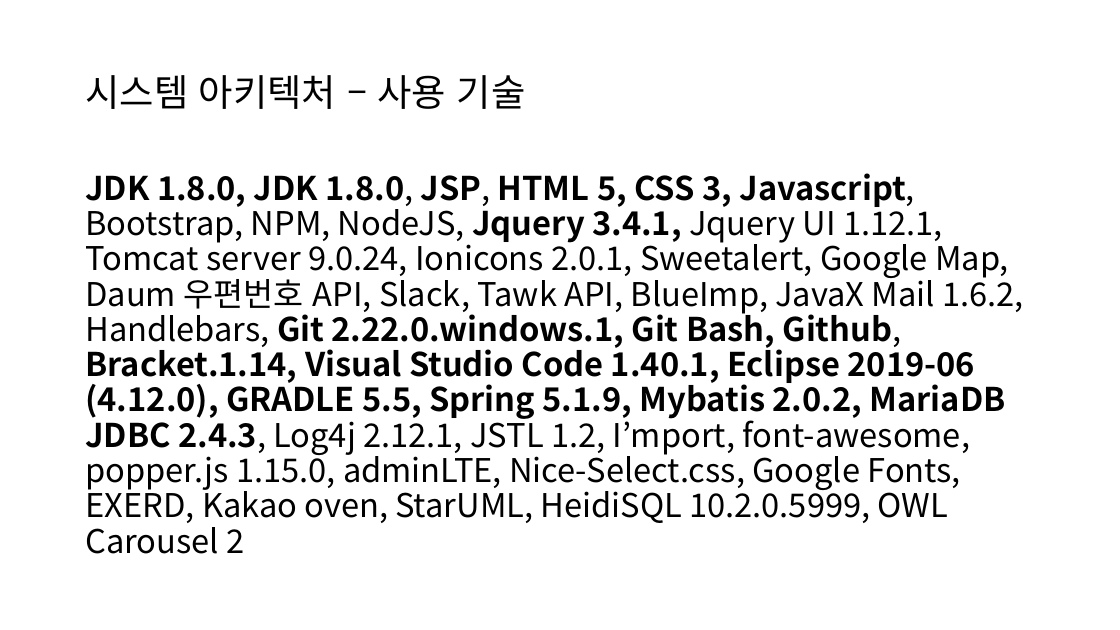
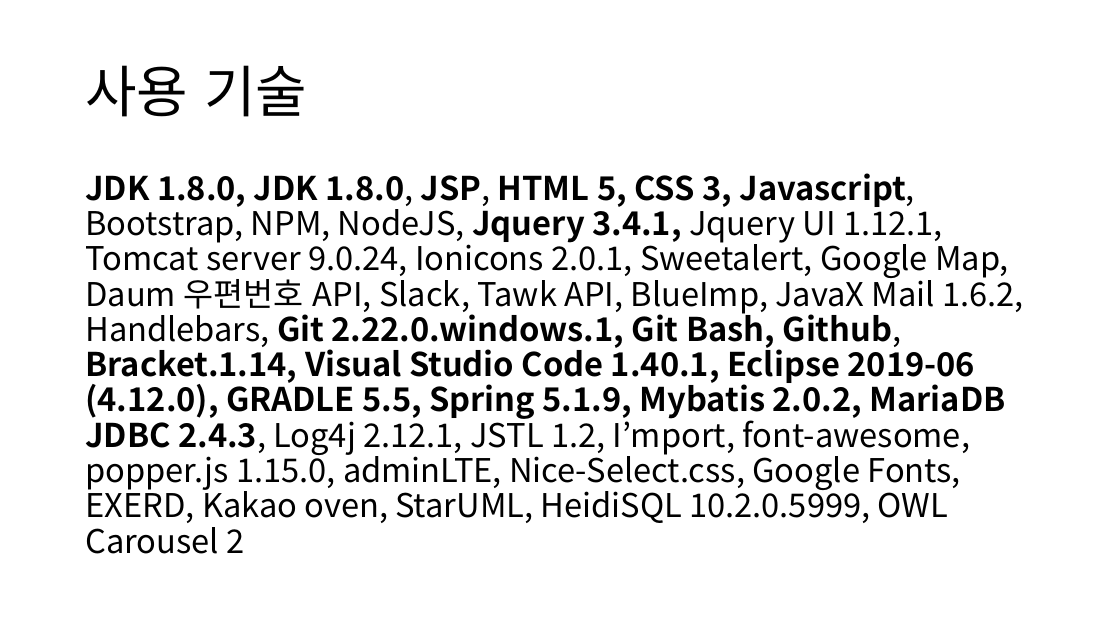
Before and after one commit to ryong890314/bitcamp-chopchop, a slide deck: slide 10 of docs/발표자료/20191122 리뷰.pptx. Drawn at 1120x630 pixels with LibreOffice and Linux fonts; fonts in the diff are those of the drawing. Boxes give left, top, right and bottom in pixels: in the first picture for what was removed or moved away, otherwise in the second. Text is boxed around its words. In the diff, an @@ line names an element or a change of style, - is before the commit and + after.

```diff
--- a/docs/발표자료/20191122 리뷰.pptx
+++ b/docs/발표자료/20191122 리뷰.pptx
@@ title at (85,65,307,117): text changed; size 32 to 48 pt; font Noto Sans CJK KR to Arial @@
-시스템 아키텍처 – 사용 기술
+사용 기술
```
Also in this commit, not shown: 2 other slides changed.
